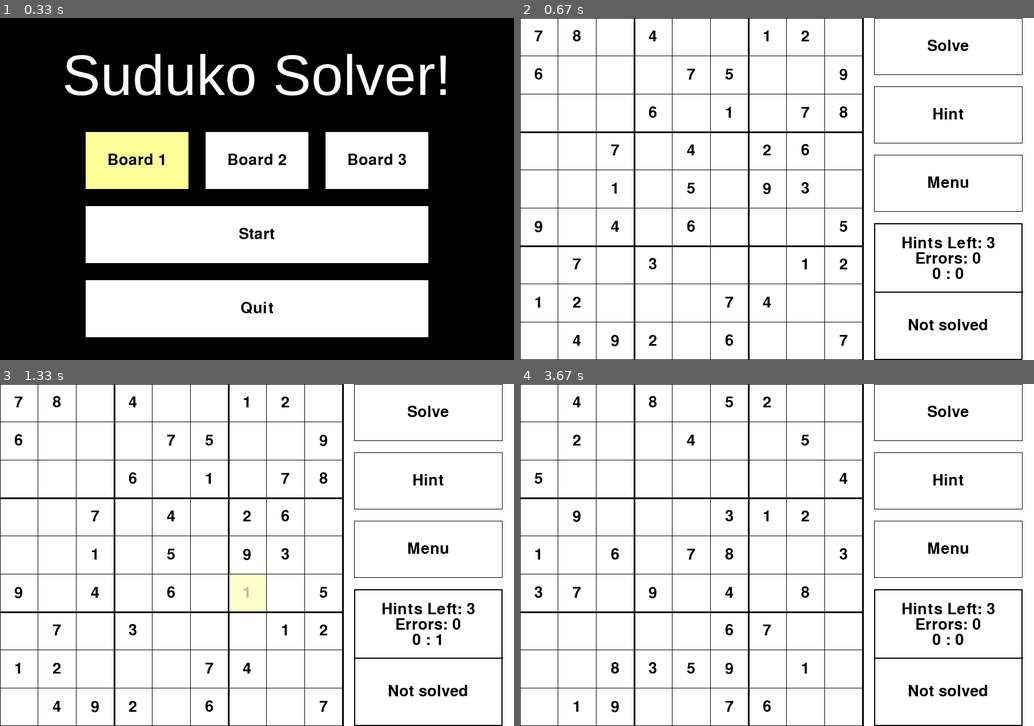
Above: before the commit, frames 1-4 (two rows, left to right).
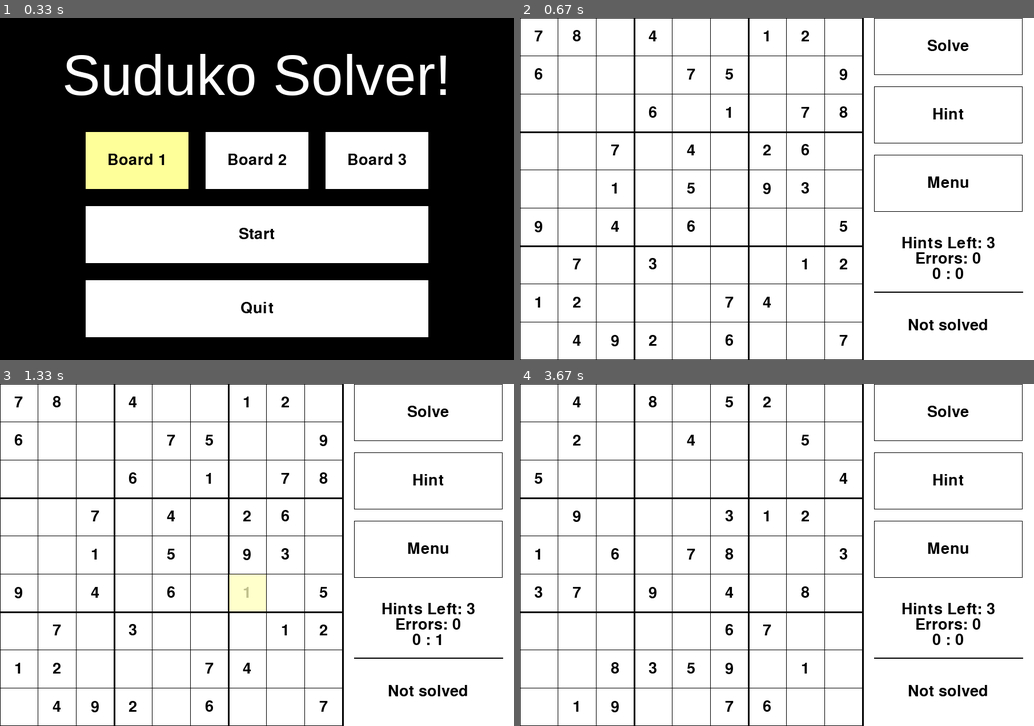
Above: after the commit, the same moments.

Repository: TedGraveson/Suduko
Game: pygame game, started from src/SudukoGUI.py
Two runs of this game, one before a commit and one after it. Both use one fixed random seed, a clock stepped at 60 frames per second and the inputs below.
Inputs (mouse positions are in pixels of both pictures, inside the frame that each line leads up to):
- Up to frame 1 (0.33 s): no input
- Up to frame 2 (0.67 s): press the mouse at (782, 209) at 0.37 s; move the mouse to (715, 202) at 0.47 s; release the mouse at (653, 192) at 0.6 s
- Up to frame 3 (1.33 s): press the mouse at (262, 575) at 0.7 s; move the mouse to (282, 520) at 0.8 s; release the mouse at (303, 466) at 0.93 s; tap 1 at 1 s
- Up to frame 4 (3.67 s): press the mouse at (946, 411) at 1.37 s; move the mouse to (931, 418) at 1.47 s; release the mouse at (910, 425) at 1.6 s; press the mouse at (946, 548) at 1.7 s; move the mouse to (951, 585) at 1.8 s; release the mouse at (956, 623) at 1.93 s; press the mouse at (777, 527) at 2.03 s; move the mouse to (802, 490) at 2.13 s; release the mouse at (833, 455) at 2.27 s; press the mouse at (777, 527) at 2.37 s; move the mouse to (756, 585) at 2.47 s; release the mouse at (735, 647) at 2.6 s; press the mouse at (895, 527) at 2.7 s; move the mouse to (828, 599) at 2.8 s; release the mouse at (756, 674) at 2.93 s; press the mouse at (777, 527) at 3.03 s; move the mouse to (771, 486) at 3.13 s; release the mouse at (771, 445) at 3.27 s; press the mouse at (777, 599) at 3.37 s; move the mouse to (782, 633) at 3.47 s; release the mouse at (782, 664) at 3.6 s

Frame 1 is identical in both runs. In frame 2, 0.4% of the frame differs, in the area x 68-98%, y 60-100%; in frame 3, 0.4%; in frame 4, 0.4%.

Commit message:
More comments
More commenting, reorganized some code

Diff:
--- a/src/SudukoGUI.py
+++ b/src/SudukoGUI.py
@@ -36,19 +36,24 @@
         self.clock_time = ""
 
 
-
+    #Changes board to be displayed
     def set_board(self, board_index):
         self.board = SUDUKO_BOARDS[board_index]
 
+    #Shows the full solution to a given board
     def solve_board(self):
         self.sketches = dict()
         self.board = self.solution
         self.selected = None
 
+    #Currently selected square is solved
     def give_hint(self):
+        #Check if square is selected and that user has hints left
         if self.selected != None and self.hints > 0:
             self.hints-=1
+            #Remove any sketeches for selected square
             self.sketches.pop(self.selected, None)
+
             self.board[self.selected[0]][self.selected[1]] = self.solution[self.selected[0]][self.selected[1]]
             self.selected = None
         elif self.hints == 0:
@@ -58,26 +63,27 @@
     #Draws Suduko board
     def draw_board(self):
         self.screen.fill(WHITE)
-        thicc = 1
+        thickness = 1
         length = 600
+        #Draw horizontal lines
         for x in range(10):
             #Thicker lines for boxes
             if(x%3 == 0 and x!= 0):
-                thicc = 3
-                length = 600
+                thickness = 3
             else:
-                thicc = 1
-                length = 600
-            pygame.draw.line(self.screen, BLACK,(0, x*SQUARE_SIZE), (length, x*SQUARE_SIZE),thicc)
-
+                thickness = 1
+            pygame.draw.line(self.screen, BLACK,(0, x*SQUARE_SIZE), (length, x*SQUARE_SIZE),thickness)
+
+        #Draw vertical lines
         for x in range(10):
             if(x % 3 == 0 and x!= 0):
-                thicc = 3
+                thickness = 3
             else:
-                thicc = 1
-            pygame.draw.line(self.screen, BLACK, (x*SQUARE_SIZE, 0), (x*SQUARE_SIZE, 600), thicc)
-
-        pygame.draw.rect(self.screen, BLACK, (620, 360, 260, 240), 2)
+                thickness = 1
+            pygame.draw.line(self.screen, BLACK, (x*SQUARE_SIZE, 0), (x*SQUARE_SIZE, 600), thickness)
+
+
+        #Score divider
         pygame.draw.line(self.screen, BLACK, (620, 480), (880, 480), 2)
 
     #Draws all numbers inside squares
@@ -85,20 +91,21 @@
         if self.board != None:
             for row in range(9):
                 for col in range(9):
+                    #Draw all finalized numbers
                     if(self.board[row][col] != 0):
                         number = self.font.render(str(self.board[row][col]), True, BLACK)
                         #To center numbers, top left will be middle of grid square minus
                         #half of number with
-                        xPos = (SQUARE_SIZE*col)+ (SQUARE_SIZE/2 - number.get_width()/2)
-                        yPos = (SQUARE_SIZE *row) + (SQUARE_SIZE/2 - number.get_height()/2)
-                        self.screen.blit(number, (xPos, yPos))
-
-            #Draws numbers that are not finalized
-            for sketchedNum in self.sketches:
-                number = self.font.render(str(self.sketches[sketchedNum]), True, (128,128,128))
-                xPos = (SQUARE_SIZE* sketchedNum[1] )+ (SQUARE_SIZE/2 - number.get_width()/2)
-                yPos = (SQUARE_SIZE *sketchedNum[0]) + (SQUARE_SIZE/2 - number.get_height()/2)
-                self.screen.blit(number, (xPos, yPos))
+                        x_pos = (SQUARE_SIZE*col)+ (SQUARE_SIZE/2 - number.get_width()/2)
+                        y_pos = (SQUARE_SIZE *row) + (SQUARE_SIZE/2 - number.get_height()/2)
+                        self.screen.blit(number, (x_pos, y_pos))
+
+            #Draws numbers that are not finalized, getting position held in self.sketches
+            for sketched_num in self.sketches:
+                number = self.font.render(str(self.sketches[sketched_num]), True, (128,128,128))
+                x_pos = (SQUARE_SIZE* sketched_num[1] )+ (SQUARE_SIZE/2 - number.get_width()/2)
+                y_pos = (SQUARE_SIZE *sketched_num[0]) + (SQUARE_SIZE/2 - number.get_height()/2)
+                self.screen.blit(number, (x_pos, y_pos))
 
     #Draws yellow highlight over clicked square
     def draw_selected(self):
@@ -106,34 +113,39 @@
             highlight = pygame.Surface((BOARD_WIDTH/9-1, BOARD_HEIGHT/9-1))
             highlight.set_alpha(128)
             highlight.fill((255,255,153))
-            xPos = (self.selected[1] * SQUARE_SIZE)+1
-            yPos = (self.selected[0] * SQUARE_SIZE)+1
-            self.screen.blit(highlight, (xPos, yPos))
+            x_pos = (self.selected[1] * SQUARE_SIZE)+1
+            y_pos = (self.selected[0] * SQUARE_SIZE)+1
+            self.screen.blit(highlight, (x_pos, y_pos))
 
     #Draws all buttons to screen
     def draw_buttons(self):
         for btn in self.buttons:
             btn.draw_button(self.screen)
 
-    #Updates clock to screen
+    #Updates all stats
     def draw_stats(self, start_time):
         if self.game_status != "Solved":
-            currentTime = round(time.time()-start_time)
-            seconds = currentTime % 60
-            minutes = currentTime // 60
+            #Formatting time elapsed
+            current_time = round(time.time()-start_time)
+            seconds = current_time % 60
+            minutes = current_time // 60
             self.clock_time =  str(minutes) + " : " + str(seconds)
 
+        #Draw clock
         clock = self.font.render(self.clock_time, True, BLACK)
-        xPos = (600+150)- (clock.get_width()/2)
-        yPos = (450)- (clock.get_height()/2)
-        self.screen.blit(clock, (xPos, yPos))
-
+        x_pos = (600+150)- (clock.get_width()/2)
+        y_pos = (450)- (clock.get_height()/2)
+        self.screen.blit(clock, (x_pos, y_pos))
+
+        #Draw errors
         errors = self.font.render("Errors: " + str(self.errors), True, BLACK)
-        self.screen.blit(errors, (750-errors.get_width()/2, yPos-clock.get_height()))
-
+        self.screen.blit(errors, (750-errors.get_width()/2, y_pos-clock.get_height()))
+
+        #Draw remaining hints
         hints = self.font.render("Hints Left: " + str(self.hints), True, BLACK)
-        self.screen.blit(hints, (750-hints.get_width()/2, yPos-clock.get_height()-errors.get_height()))
-
+        self.screen.blit(hints, (750-hints.get_width()/2, y_pos-clock.get_height()-errors.get_height()))
+
+        #Draw current game status
         status = self.font.render(self.game_status, True, BLACK)
         self.screen.blit(status, (750-status.get_width()/2, 540-status.get_height()/2))
 
@@ -142,12 +154,12 @@
         if(self.selected != pos and self.board[pos[0]][pos[1]] == 0):
             self.selected = pos
 
-    #Input for a square is tried against solution, stays if correct else error is counted and
+    #Sketch for a square is tried against solution, confirms if correct else error is counted and
     #square is reset
-    def try_square(self, num):
+    def try_square(self):
         if self.sketches.get(self.selected) != None:
             attempt = self.sketches.pop(self.selected)
-            #If attempt matches solution, set board position to attempt
+            #If current sketch matches solution, set board position to that sketched number
             if(attempt == self.solution[self.selected[0]][self.selected[1]]):
                 self.game_status = "Correct"
                 self.board[self.selected[0]][self.selected[1]] = attempt
@@ -156,31 +168,19 @@
                 self.game_status = "Incorrect"
                 self.errors +=1
 
-    def draw_game_screen(self, start_time):
-        self.draw_board()
-        self.fill_squares()
-        self.draw_selected()
-        self.draw_buttons()
-        self.draw_stats(start_time)
-        pygame.display.update()
-
-    #User input taken before number is checked against solution
+
+
+    #User tentative answer for selected square is stored
     def sketch_num(self, num):
         row = self.selected[0]
         col = self.selected[1]
         if(self.board[row][col] == 0):
-            number = self.font.render(str(num), False, (128,128,128))
-            xPos = (SQUARE_SIZE*col)+ (SQUARE_SIZE/2 - number.get_width()/2)
-            yPos = (SQUARE_SIZE *row) + (SQUARE_SIZE/2 - number.get_height()/2)
-            self.screen.blit(number, (xPos, yPos))
             self.sketches.update({(row, col) : num})
 
     def clear_sketch(self):
         self.sketches.pop(self.selected, None)
 
-    def create_board(self, board):
-        self.board = board
-
+    #Method for quit button
     def stop_game(self):
         self.running= False
 
@@ -258,12 +258,12 @@
             #Main game loop
             while self.running :
                 num = None
+                #Event loop
                 for event in pygame.event.get():
                     if event.type == pygame.QUIT:
                         self.running = False
                     elif event.type == MOUSEMOTION:
                         pos = pygame.mouse.get_pos()
-                        #Start button
                         for btn in self.buttons:
                             #If mouse over button, enlarge font
                             if btn.mouseHover(pos):
@@ -312,10 +312,18 @@
                             for btn in self.buttons:
                                 if btn.mouseHover(pos):
                                     btn.click()
-
                 if self.board == self.solution:
                     self.game_status = "Solved"
                 self.draw_game_screen(start_time)
 
-gameTest = SudukoGUI()
-gameTest.title_screen()
+    #Updates game screen state
+    def draw_game_screen(self, start_time):
+        self.draw_board()
+        self.fill_squares()
+        self.draw_selected()
+        self.draw_buttons()
+        self.draw_stats(start_time)
+        pygame.display.update()
+
+game = SudukoGUI()
+game.title_screen()
--- a/src/SudukoSolver.py
+++ b/src/SudukoSolver.py
@@ -1,4 +1,5 @@
 #This file contains methods to create solutions for valid Suduko puzzles passed as 2-D arrays
+#Solver inspired by https://www.techwithtim.net/tutorials/python-programming/sudoku-solver-backtracking/
 
 #Checks if a move is valid (no other instance of 'num' in respective row, column, and box)
 def check_move(board, pos, num):
